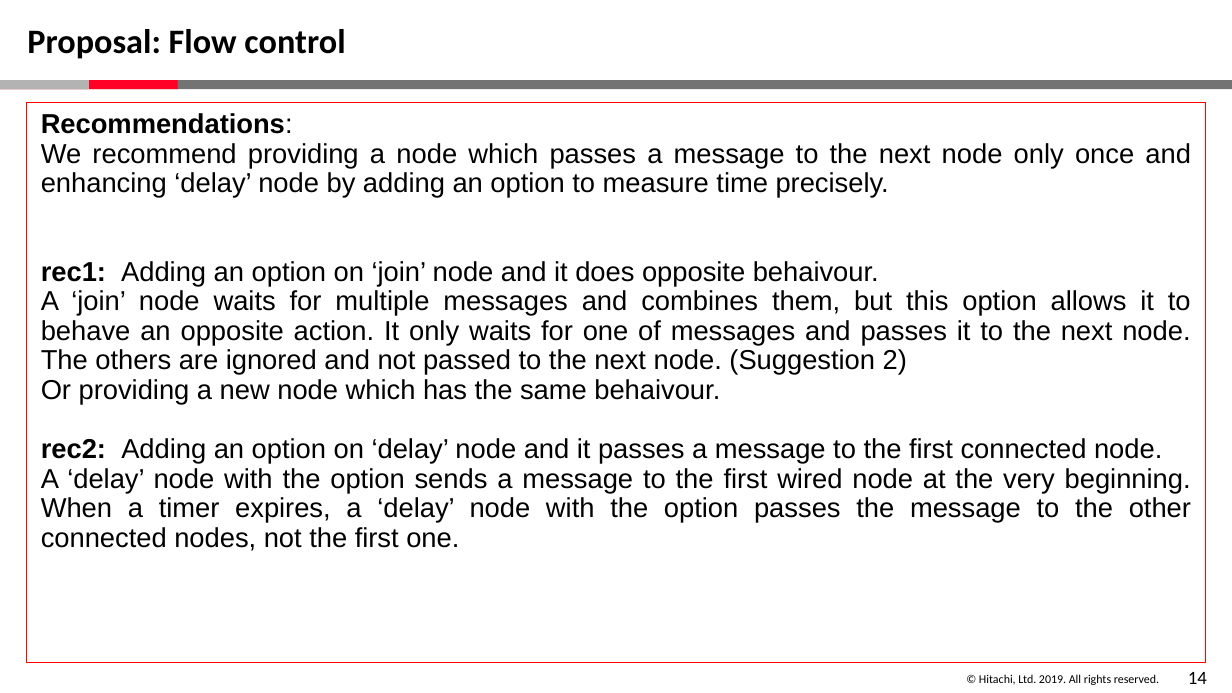
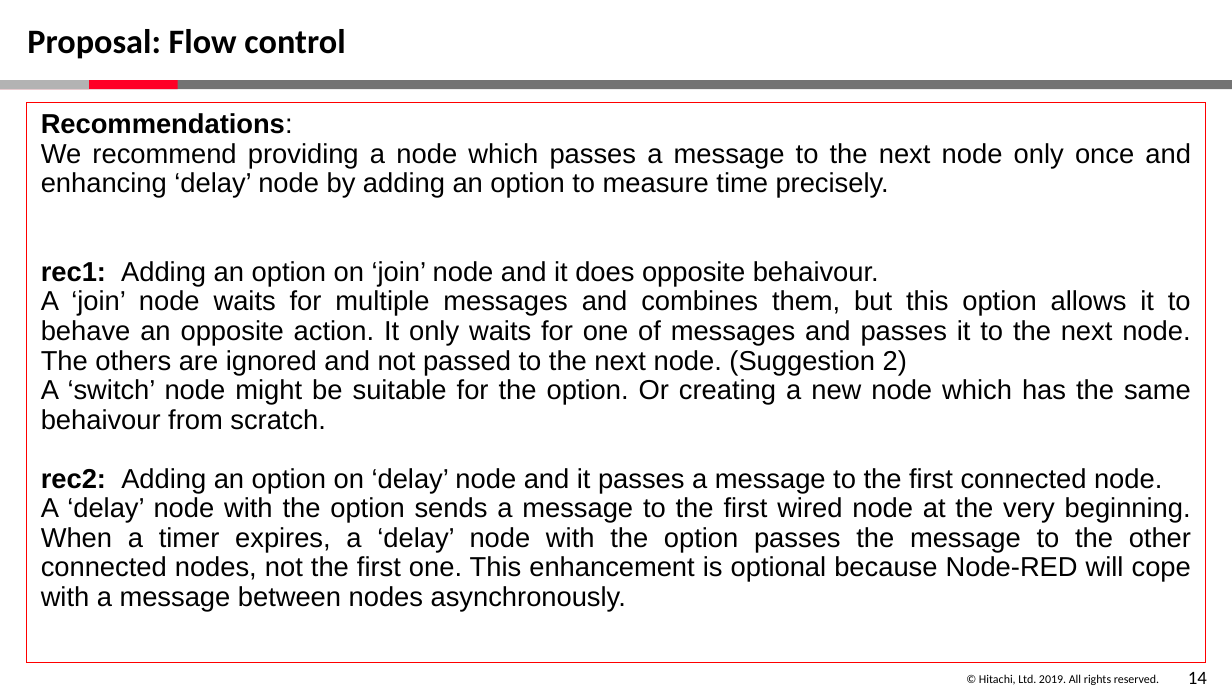
Before and after one commit to node-red-hitachi/node-red-notes, a slide deck: slide 15 of Teleconference/20190904/Timeout/interview.pptx. Drawn at 1232x693 pixels with LibreOffice and Linux fonts; fonts in the diff are those of the drawing; background and template pictures are left out. Boxes give left, top, right and bottom in pixels: in the first picture for what was removed or moved away, otherwise in the second. Text is boxed around its words. In the diff, an @@ line names an element or a change of style, - is before the commit and + after.

Commit message:
Update file

```diff
--- a/Teleconference/20190904/Timeout/interview.pptx
+++ b/Teleconference/20190904/Timeout/interview.pptx
@@ text at (41,379,1191,430): text changed @@
-Or providing a new node which has the same behaivour.
+A ‘switch’ node might be suitable for the option. Or creating a new node which has the same behaivour from scratch.
@@ text at (41,497,1191,612): text changed @@
-A ‘delay’ node with the option sends a message to the first wired node at the very beginning. When a timer expires, a ‘delay’ node with the option passes the message to the other connected nodes, not the first one.
+A ‘delay’ node with the option sends a message to the first wired node at the very beginning. When a timer expires, a ‘delay’ node with the option passes the message to the other connected nodes, not the first one. This enhancement is optional because Node-RED will cope with a message between nodes asynchronously.
```
Also in this commit, not shown: 1 other slide changed.
